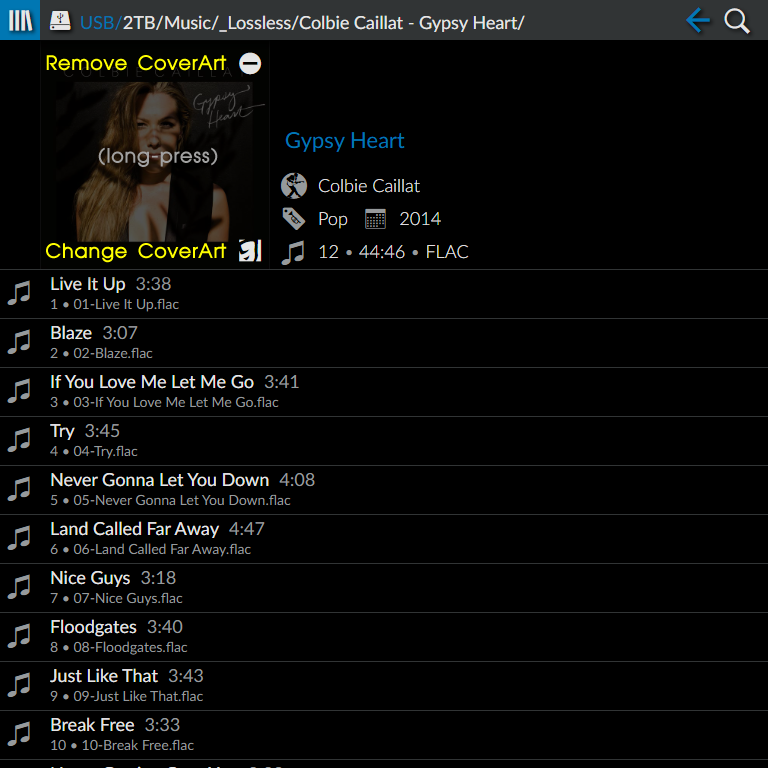
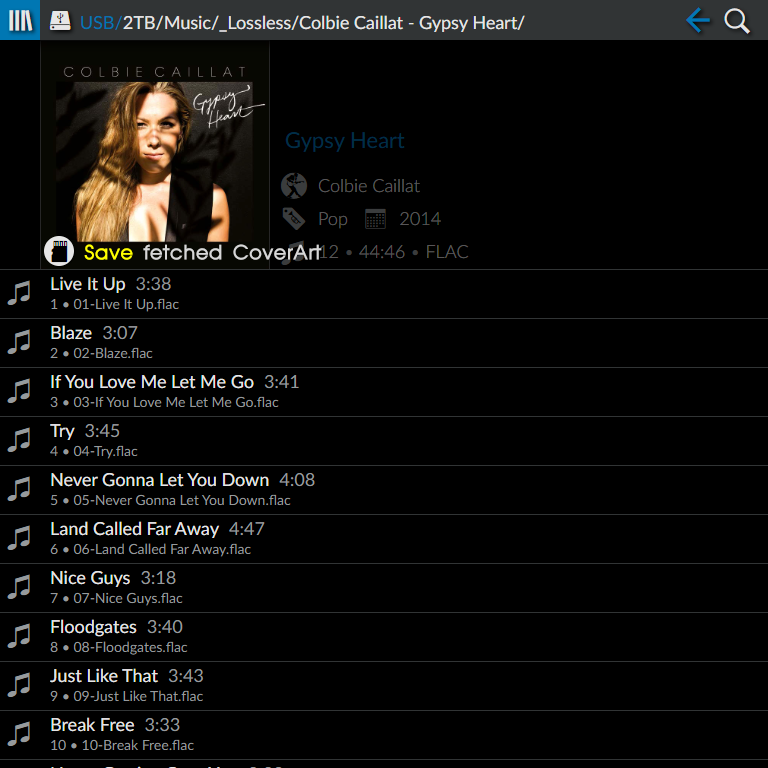
The second 768px x 768px image is a revision of the first. Changes to its layers:
showed "Save fetched CoverArt" over (84, 244, 322, 260)
showed "Layer 13", painted on it over (40, 40, 469, 269)
painted on "(long-press)" over (46, 55, 227, 71)
painted on "Layer 12" over (232, 48, 266, 79)
